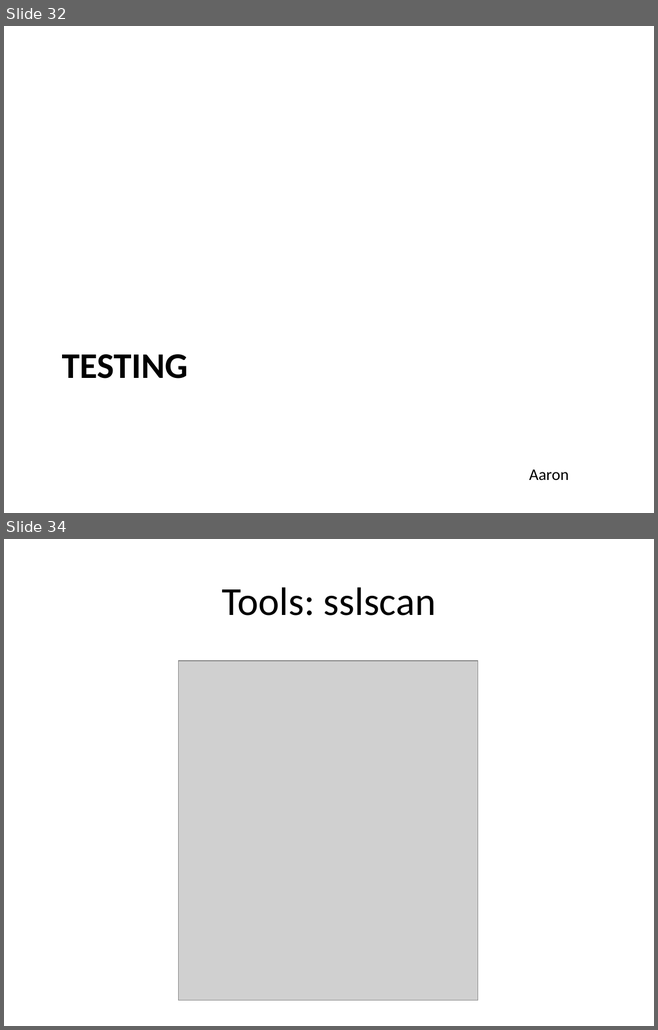
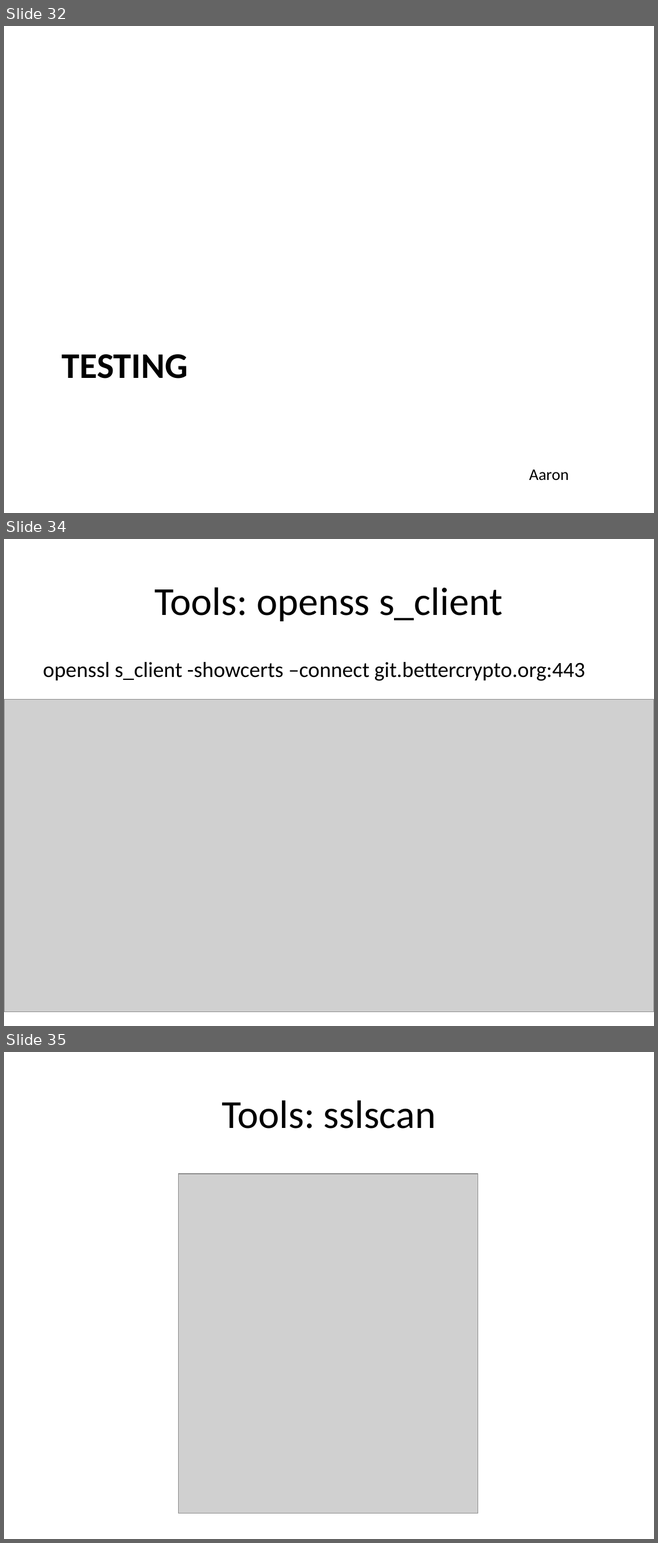
Before and after one commit to BetterCrypto/Applied-Crypto-Hardening, a slide deck: presentations/20131122-Deepsec-ACH project.pptx. Shown one above the other, each under a label of ours: slides 32 and 34 before the commit, slides 32, 34 and 35 after it; the slides between them are not shown. The pictures are 658x1030 and 658x1543 pixels, drawn with LibreOffice and Linux fonts; fonts in the diff are those of the drawing; grey boxes stand for pictures. Boxes give left, top, right and bottom in pixels: in the first picture for what was removed or moved away, otherwise in the second. Text is boxed around its words. In the diff, an @@ line names an element or a change of style, - is before the commit and + after.

Commit message:
added some tools to the deepsec slides

```diff
--- a/presentations/20131122-Deepsec-ACH project.pptx
+++ b/presentations/20131122-Deepsec-ACH project.pptx
@@ slide 34 added at [4, 539, 654, 1026], background #FFFFFF @@
@@ title added at [155, 587, 502, 621], 44 pt, text #000000 @@
+Tools: openss s_client
@@ text added at [43, 662, 585, 681], 24 pt, text #000000 @@
+openssl s_client -showcerts –connect git.bettercrypto.org:443
@@ picture added at [4, 700, 654, 1012] @@
@@ what was slide 34 is now slide 35 @@
```
Also in this commit, not shown: 1 slide changed.
